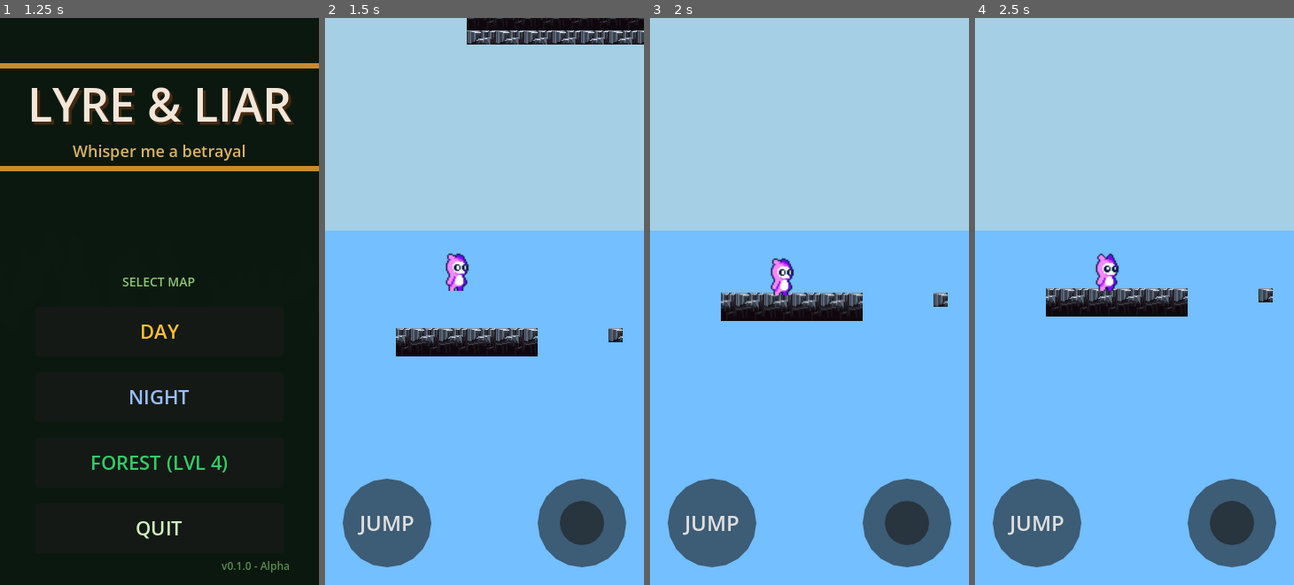
Above: before the commit, frames 1-4 (left to right).
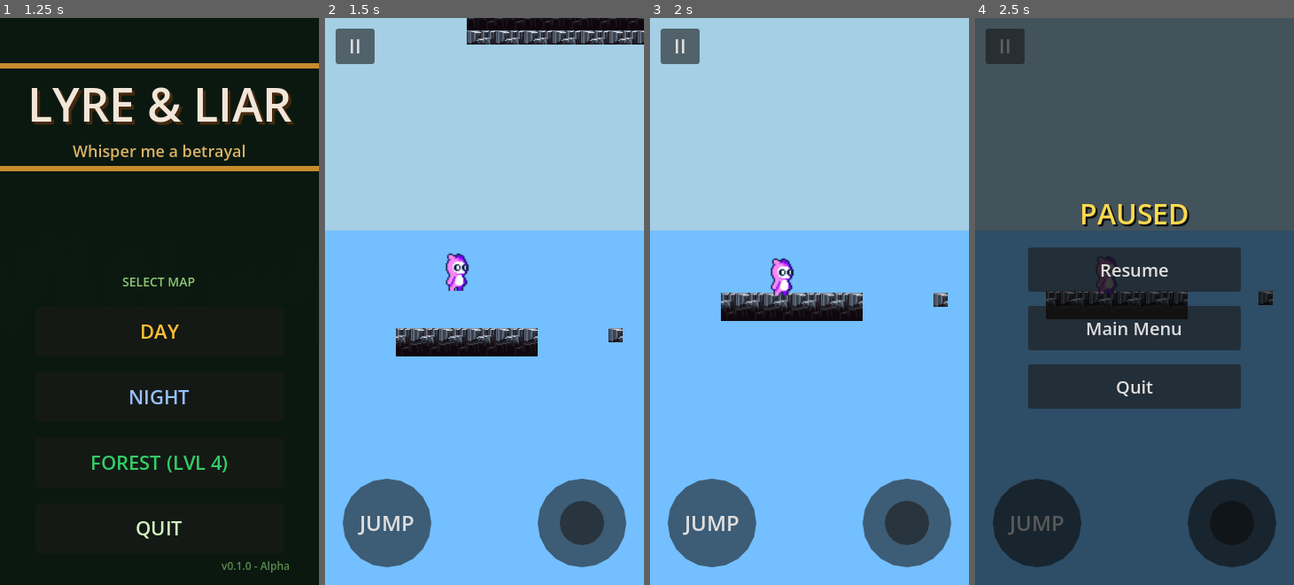
Above: after the commit, the same moments.

Repository: sachindu-dev/Lyre-Liar
Game: Godot game, scene res://scenes/main_menu.tscn
Same seed, same stepped clock (60 frames per second), same inputs: the game is played once before the commit and once after it.
Inputs (mouse positions are in pixels of both pictures, inside the frame that each line leads up to):
- Up to frame 1 (1.25 s): click "SINGLE PLAYER" at 0.5 s
- Up to frame 2 (1.5 s): click "DAY" at 1.25 s
- Up to frame 3 (2 s): no input
- Up to frame 4 (2.5 s): click (1003, 46) at 2 s, where only the run after the commit has a clickable "II"

Frame 1 is identical in both runs. In frame 2, 0.8% of the frame differs, in the area x 3-16%, y 1-9%; in frame 3, 0.8%; in frame 4, 99%, in the area x 0-100%, y 0-100%.

Commit message:
feat(ui): add in-level pause menu with Resume / Main Menu / Quit
Triggered by ui_cancel, Android back button, or the top-left "II" button.
Instantiated from each level's _ready so all three maps get it for free.

Co-Authored-By: Claude Opus 4.7 <noreply@anthropic.com>

Diff:
--- /dev/null
+++ b/scenes/pause_menu.tscn
@@ -0,0 +1,63 @@
+[gd_scene load_steps=2 format=3]
+
+[ext_resource type="Script" path="res://scripts/pause_menu.gd" id="1_script"]
+
+[node name="PauseMenu" type="CanvasLayer"]
+layer = 101
+script = ExtResource("1_script")
+
+[node name="PauseButton" type="Button" parent="."]
+offset_left = 12.0
+offset_top = 12.0
+offset_right = 56.0
+offset_bottom = 52.0
+text = "II"
+theme_override_font_sizes/font_size = 22
+
+[node name="Overlay" type="ColorRect" parent="."]
+anchors_preset = 15
+anchor_right = 1.0
+anchor_bottom = 1.0
+color = Color(0, 0, 0, 0.6)
+
+[node name="Panel" type="VBoxContainer" parent="Overlay"]
+layout_mode = 1
+anchors_preset = 8
+anchor_left = 0.5
+anchor_top = 0.5
+anchor_right = 0.5
+anchor_bottom = 0.5
+offset_left = -120.0
+offset_top = -130.0
+offset_right = 120.0
+offset_bottom = 130.0
+alignment = 1
+theme_override_constants/separation = 16
+
+[node name="Title" type="Label" parent="Overlay/Panel"]
+layout_mode = 2
+text = "PAUSED"
+horizontal_alignment = 1
+theme_override_font_sizes/font_size = 32
+theme_override_colors/font_color = Color(1, 0.85, 0.3, 1)
+theme_override_colors/font_shadow_color = Color(0, 0, 0, 0.8)
+theme_override_constants/shadow_offset_x = 2
+theme_override_constants/shadow_offset_y = 2
+
+[node name="ResumeButton" type="Button" parent="Overlay/Panel"]
+custom_minimum_size = Vector2(240, 50)
+layout_mode = 2
+text = "Resume"
+theme_override_font_sizes/font_size = 20
+
+[node name="MainMenuButton" type="Button" parent="Overlay/Panel"]
+custom_minimum_size = Vector2(240, 50)
+layout_mode = 2
+text = "Main Menu"
+theme_override_font_sizes/font_size = 20
+
+[node name="QuitButton" type="Button" parent="Overlay/Panel"]
+custom_minimum_size = Vector2(240, 50)
+layout_mode = 2
+text = "Quit"
+theme_override_font_sizes/font_size = 20
--- a/scripts/level_1.gd
+++ b/scripts/level_1.gd
@@ -37,6 +37,8 @@
 
 func _ready() -> void:
 	_create_platform_tiles()
+
+	add_child(preload("res://scenes/pause_menu.tscn").instantiate())
 
 	$KillZone.body_entered.connect(_on_kill_zone_body_entered)
 
--- a/scripts/level_2.gd
+++ b/scripts/level_2.gd
@@ -37,6 +37,8 @@
 
 func _ready() -> void:
 	_create_platform_tiles()
+
+	add_child(preload("res://scenes/pause_menu.tscn").instantiate())
 
 	$KillZone.body_entered.connect(_on_kill_zone_body_entered)
 
--- a/scripts/level_4.gd
+++ b/scripts/level_4.gd
@@ -7,6 +7,8 @@
 var _spawn_index := 0
 
 func _ready() -> void:
+	add_child(preload("res://scenes/pause_menu.tscn").instantiate())
+
 	$KillZone.body_entered.connect(_on_kill_zone_body_entered)
 
 	MultiplayerManager.connection_failed.connect(_on_connection_failed)
--- /dev/null
+++ b/scripts/pause_menu.gd
@@ -0,0 +1,61 @@
+extends CanvasLayer
+
+## In-level pause overlay. Triggered by `ui_cancel` (ESC), the Android back
+## button, or the small "II" button shown in the top-right corner. Pausing
+## halts the local scene tree only — in multiplayer the server keeps running
+## and remote players keep moving when you unpause.
+
+@onready var _overlay: ColorRect = $Overlay
+@onready var _resume_btn: Button = $Overlay/Panel/ResumeButton
+@onready var _menu_btn: Button = $Overlay/Panel/MainMenuButton
+@onready var _quit_btn: Button = $Overlay/Panel/QuitButton
+@onready var _open_btn: Button = $PauseButton
+
+
+func _ready() -> void:
+	process_mode = Node.PROCESS_MODE_ALWAYS
+	_overlay.visible = false
+	_resume_btn.pressed.connect(_resume)
+	_menu_btn.pressed.connect(_to_main_menu)
+	_quit_btn.pressed.connect(_quit)
+	_open_btn.pressed.connect(_toggle)
+
+
+func _unhandled_input(event: InputEvent) -> void:
+	if event.is_action_pressed("ui_cancel"):
+		_toggle()
+		get_viewport().set_input_as_handled()
+
+
+func _notification(what: int) -> void:
+	if what == NOTIFICATION_WM_GO_BACK_REQUEST:
+		_toggle()
+
+
+func _toggle() -> void:
+	if _overlay.visible:
+		_resume()
+	else:
+		_open()
+
+
+func _open() -> void:
+	_overlay.visible = true
+	get_tree().paused = true
+
+
+func _resume() -> void:
+	_overlay.visible = false
+	get_tree().paused = false
+
+
+func _to_main_menu() -> void:
+	get_tree().paused = false
+	MultiplayerManager.leave()
+	get_tree().change_scene_to_file("res://scenes/main_menu.tscn")
+
+
+func _quit() -> void:
+	get_tree().paused = false
+	MultiplayerManager.leave()
+	get_tree().quit()
Not shown, added: scripts/pause_menu.gd.uid
